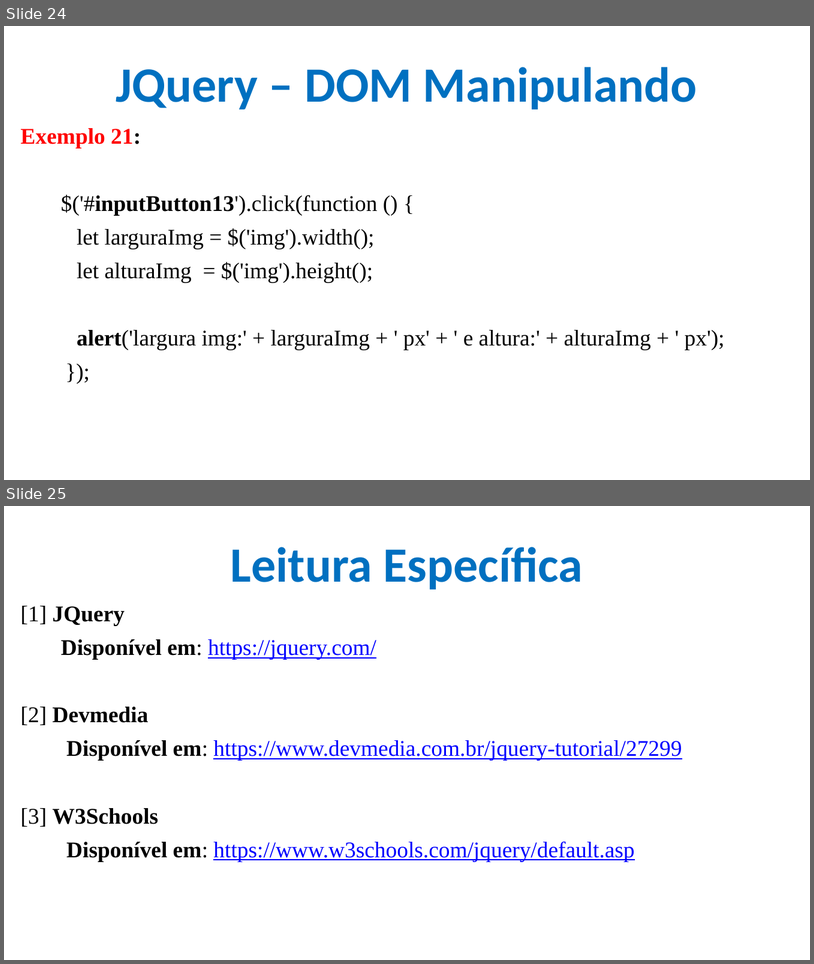
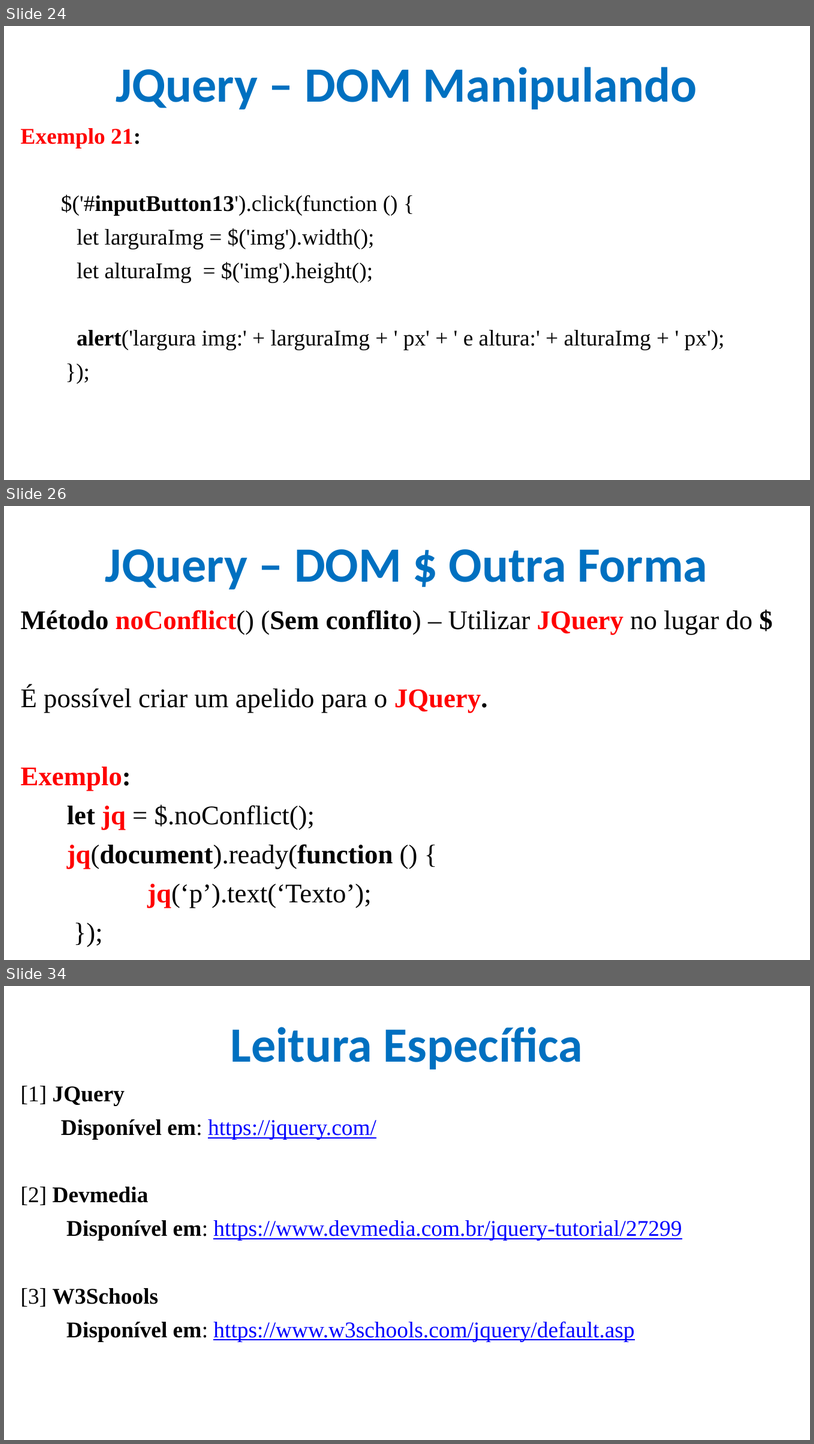
Before and after one commit to CloudEducationBrazil/WydenDesenvolvimentoWebPHP, a slide deck: 01 Classes/Aula 11 Desenvolvimento Web PHP - JQuery.pptx. Shown one above the other, each under a label of ours: slides 24 and 25 before the commit, slides 24, 26 and 34 after it; the slides between them are not shown. The pictures are 814x964 and 814x1444 pixels, drawn with LibreOffice and Linux fonts; fonts in the diff are those of the drawing; background and template pictures are left out. Boxes give left, top, right and bottom in pixels: in the first picture for what was removed or moved away, otherwise in the second. Text is boxed around its words. In the diff, an @@ line names an element or a change of style, - is before the commit and + after.

Commit message:
ppt DOM JQuery

```diff
--- a/01 Classes/Aula 11 Desenvolvimento Web PHP - JQuery.pptx
+++ b/01 Classes/Aula 11 Desenvolvimento Web PHP - JQuery.pptx
@@ slide 26 added at (4,506,810,960), background picture (left out) @@
@@ title added at (105,549,708,589), 44 pt, text #0070C0, bold @@
+JQuery – DOM $ Outra Forma
@@ text added at (21,610,753,908), 24 pt, text #000000 @@
+Método noConflict() (Sem conflito) – Utilizar JQuery no lugar do $
+É possível criar um apelido para o JQuery.
+Exemplo:
+  let jq = $.noConflict();
+  jq(document).ready(function () {
+  jq(‘p’).text(‘Texto’);
+  });
@@ what was slide 25 is now slide 34 @@
```
Also in this commit, not shown: 8 other slides added, 3 other files.
